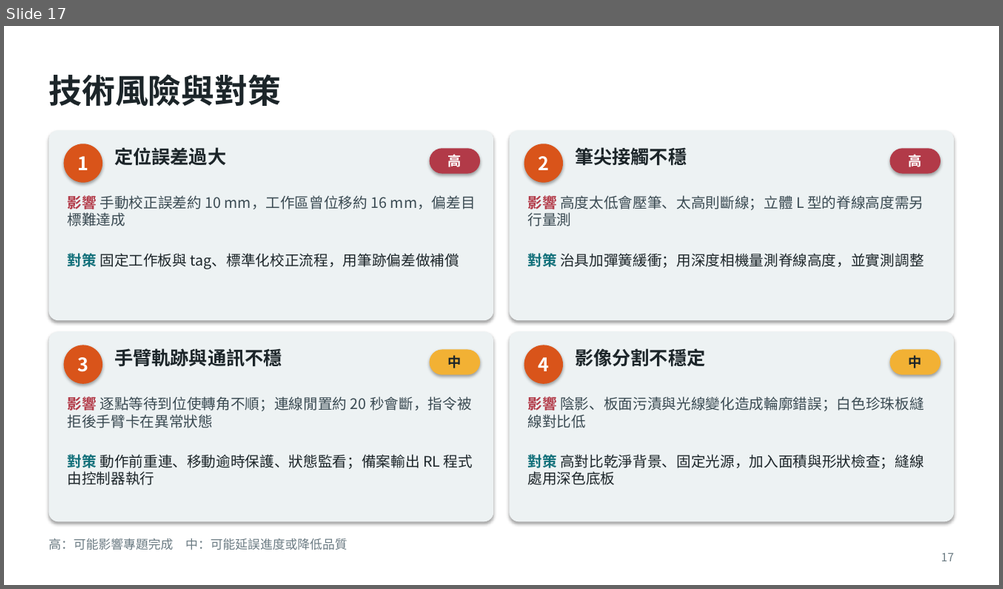
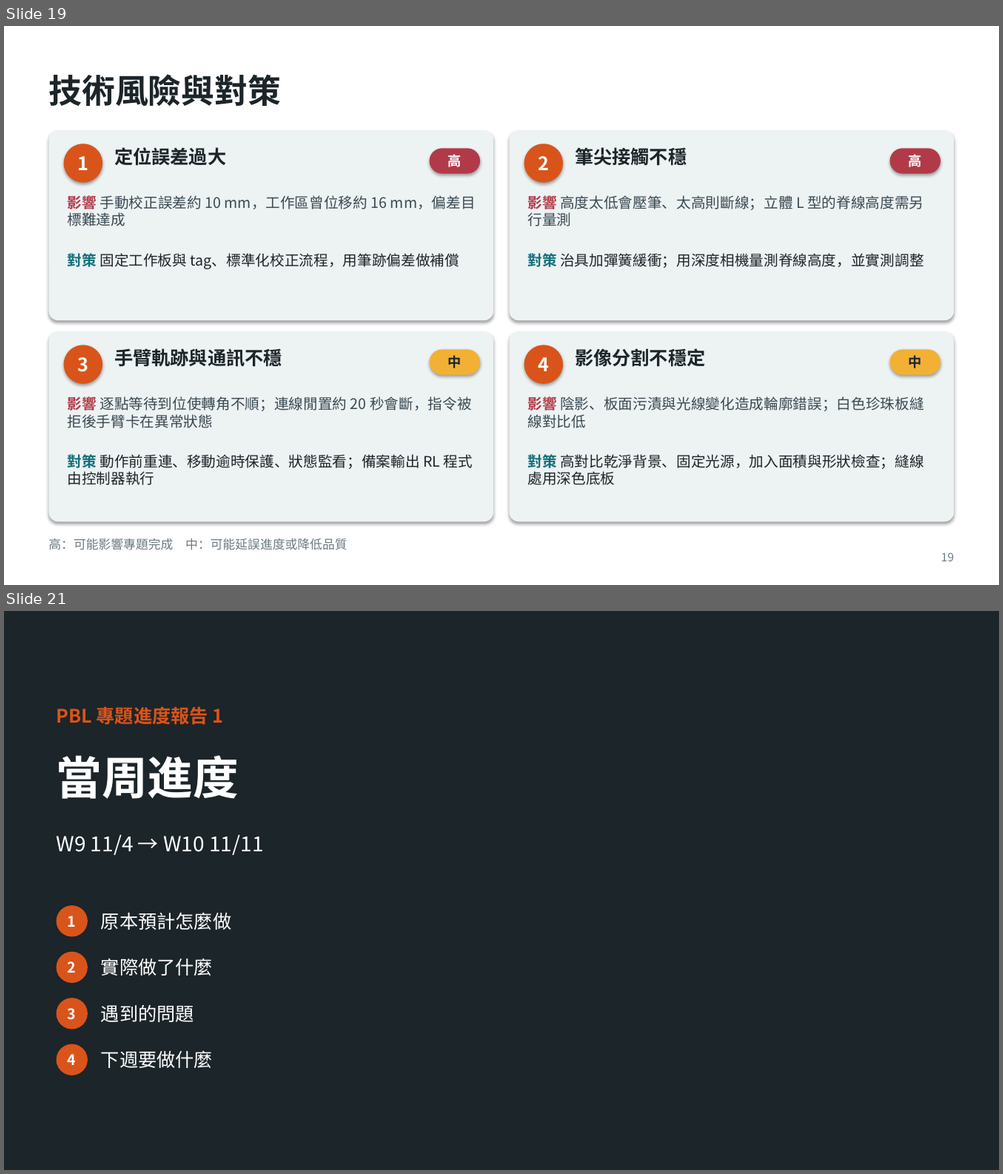
Before and after one commit to Rayyang800/PBL-path-planning, a slide deck: PBL專題規劃報告_三種工件版.pptx. Shown one above the other, each under a label of ours: slide 17 before the commit, slides 19 and 21 after it; the slides between them are not shown. The pictures are 1003x589 and 1003x1174 pixels, drawn with LibreOffice and Linux fonts; fonts in the diff are those of the drawing. Boxes give left, top, right and bottom in pixels: in the first picture for what was removed or moved away, otherwise in the second. Text is boxed around its words. In the diff, an @@ line names an element or a change of style, - is before the commit and + after.

```diff
--- a/PBL專題規劃報告_三種工件版.pptx
+++ b/PBL專題規劃報告_三種工件版.pptx
@@ slide 21 added at [4,611,999,1170], background #1C2529 @@
@@ text added at [57,706,224,724], 18 pt, text #D9541A, bold @@
+PBL 專題進度報告 1
@@ text added at [57,755,239,799], 44 pt, text #FFFFFF, bold @@
+當周進度
@@ text added at [57,834,263,855], 20 pt, text #FFFFFF @@
+W9 11/4 → W10 11/11
@@ ellipse added at [57,906,88,937], fill #D9541A, 14 pt, text #FFFFFF, bold @@
+1
@@ text added at [101,912,231,930], 18 pt, text #FFFFFF @@
+原本預計怎麼做
@@ ellipse added at [57,952,88,983], fill #D9541A, 14 pt, text #FFFFFF, bold @@
+2
@@ text added at [101,958,213,976], 18 pt, text #FFFFFF @@
+實際做了什麼
@@ ellipse added at [57,998,88,1030], fill #D9541A, 14 pt, text #FFFFFF, bold @@
+3
@@ text added at [101,1005,194,1022], 18 pt, text #FFFFFF @@
+遇到的問題
@@ ellipse added at [57,1045,88,1076], fill #D9541A, 14 pt, text #FFFFFF, bold @@
+4
@@ text added at [101,1051,213,1068], 18 pt, text #FFFFFF @@
+下週要做什麼
@@ what was slide 17 is now slide 19 @@
@@ page number at [941,553,953,562]: text changed @@
-17
+19
```
Also in this commit, not shown: 14 slides changed, 9 other slides added, 1 slide removed, 16 other files.
